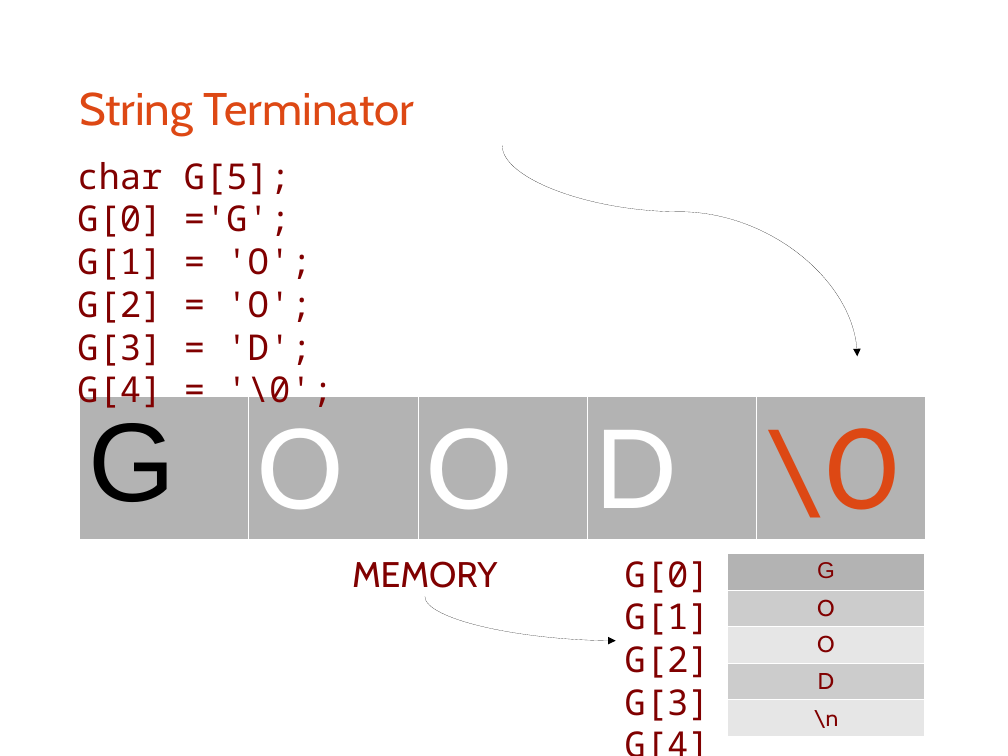
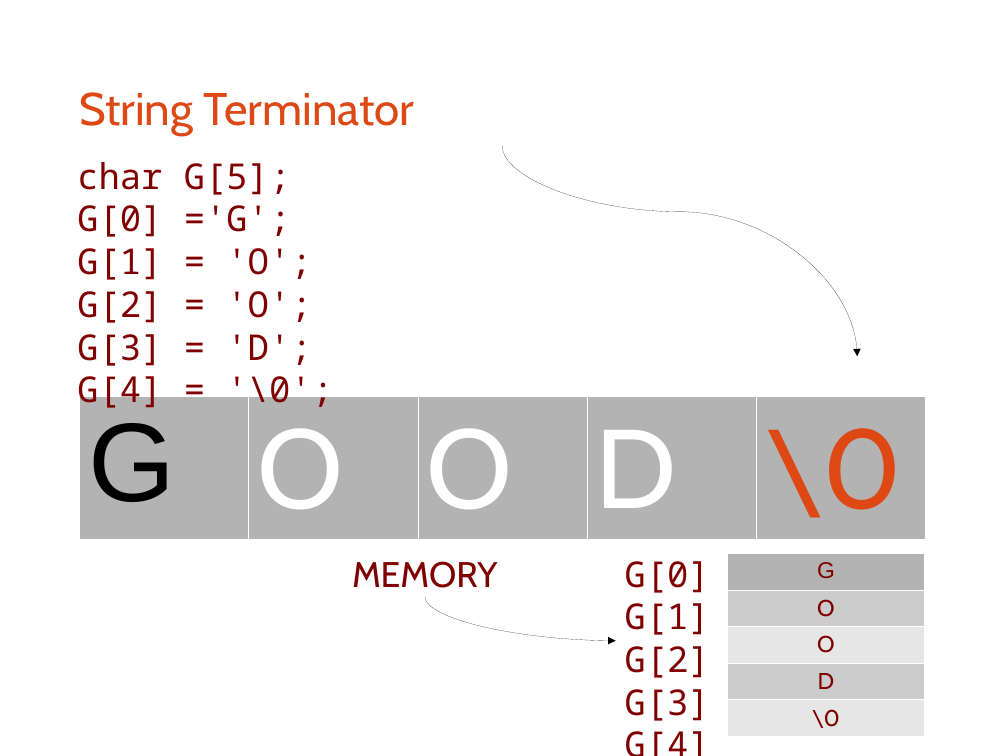
Before and after one commit to bagustris/prokom-tf, a slide deck: slide 7 of prokom4.odp. Drawn at 1008x756 pixels with LibreOffice and Linux fonts; fonts in the diff are those of the drawing. Boxes give left, top, right and bottom in pixels: in the first picture for what was removed or moved away, otherwise in the second. Text is boxed around its words. In the diff, an @@ line names an element or a change of style, - is before the commit and + after.

```diff
--- a/prokom4.odp
+++ b/prokom4.odp
@@ table at <box>728,553,926,732</box> @@
-row 5, column 1: \n
+row 5, column 1: \0
```
Also in this commit, not shown: 1 other slide changed.
